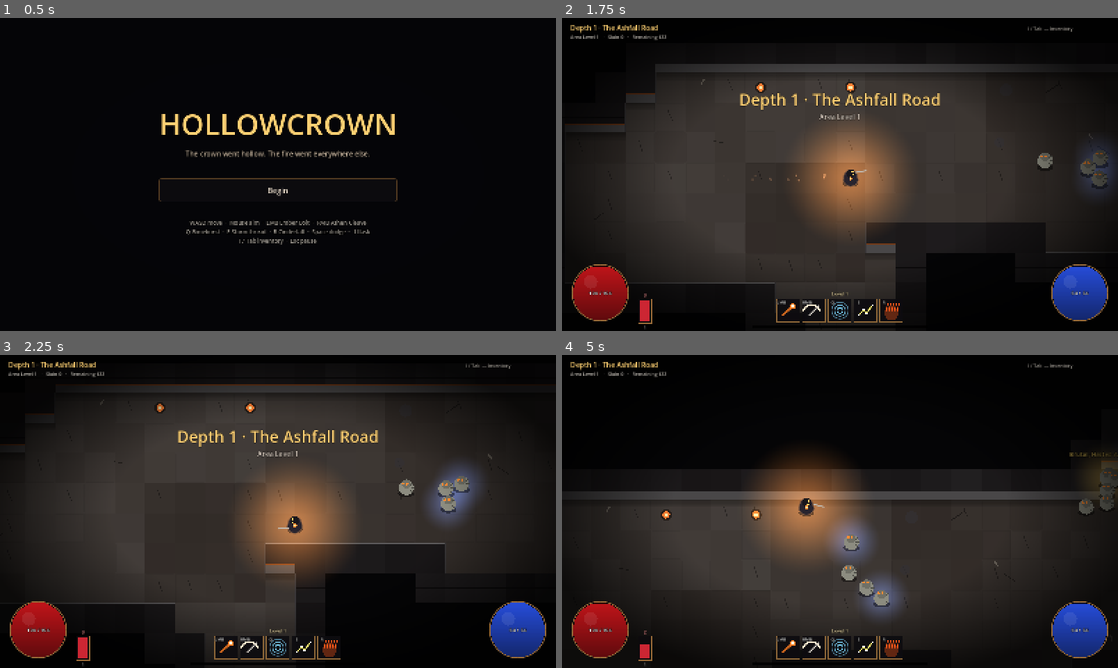
Above: before the commit, frames 1-4 (two rows, left to right).
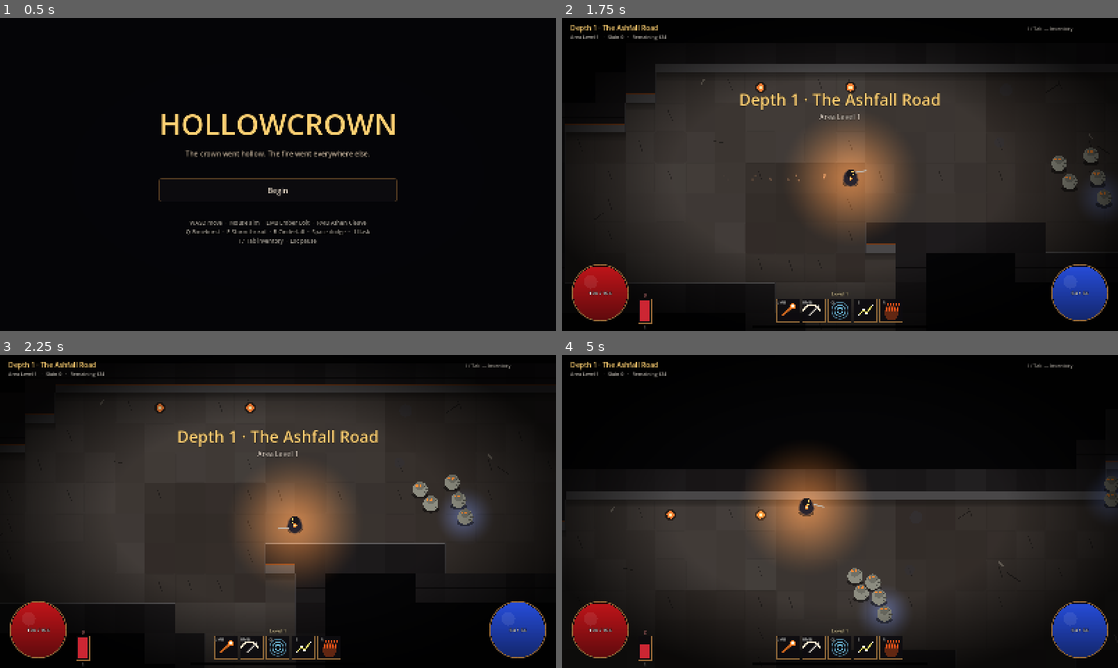
Above: after the commit, the same moments.

Repository: Batch-Digital-Studio/hollowcrown
Game: Godot game, scene res://scenes/main.tscn
Same seed, same stepped clock (60 frames per second), same inputs: the game is played once before the commit and once after it.
Inputs (mouse positions are in pixels of both pictures, inside the frame that each line leads up to):
- Up to frame 1 (0.5 s): no input
- Up to frame 2 (1.75 s): click "Begin" at 0.5 s; tap Enter (respawn) at 1.25 s; move the mouse to (962, 158) at 1.27 s; hold D (move_right) from 1.28 s (still down); tap Space (dodge) at 1.35 s; click (962, 158) at 1.42 s
- Up to frame 3 (2.25 s): move the mouse to (166, 527) at 2.02 s; release D (move_right) at 2.03 s; hold S (move_down) from 2.03 s (still down); tap 1 (flask) at 2.1 s
- Up to frame 4 (5 s): move the mouse to (895, 442) at 2.77 s; release S (move_down) at 2.78 s; hold D (move_right) 2.78-3.53 s; tap Tab at 2.85 s; move the mouse to (812, 574) at 3.52 s; hold W (move_up) 3.53-4.28 s; tap Space (dodge) at 3.6 s; click (812, 574) at 3.67 s; move the mouse to (1006, 558) at 4.27 s; hold A (move_left) from 4.28 s (still down); tap 1 (flask) at 4.35 s; tap I (inventory) at 4.9 s

Frame 1 is identical in both runs. In frame 2, 0.9% of the frame differs, in the area x 18-100%, y 5-62%; in frame 3, 1.8%; in frame 4, 2.6%, in the area x 8-100%, y 5-89%.

Commit message:
Boss tuning, README, CLAUDE.md, changelog
Co-Authored-By: Claude Opus 5.5 <noreply@anthropic.com>
Claude-Session: https://claude.ai/code/session_01Gf6B15cfdDQmQ6UJywX5Yr

Diff:
--- a/scripts/data/enemies_db.gd
+++ b/scripts/data/enemies_db.gd
@@ -21,7 +21,7 @@
 		"stats": {"armour": 160, "res_cold": 25},
 	},
 	"regent": {
-		"name": "The Ashen Regent", "life": 2200, "speed": 125.0, "radius": 44.0, "xp": 400,
+		"name": "The Ashen Regent", "life": 3000, "speed": 125.0, "radius": 44.0, "xp": 400,
 		"skills": ["regent_sweep", "regent_nova", "regent_volley"], "ai": "boss", "range": 140.0,
 		"color": Color(0.3, 0.27, 0.25), "eye": Color(1.0, 0.75, 0.25),
 		"stats": {"armour": 250, "res_fire": 30, "res_cold": 30, "res_lightning": 30},
--- a/scripts/data/skills_db.gd
+++ b/scripts/data/skills_db.gd
@@ -48,12 +48,12 @@
 		"color": Color(1.0, 0.45, 0.2), "range": 600.0},
 	"brute_slam": {"name": "Slam", "kind": "attack", "behavior": "telegraph", "base_damage": {"physical": [16, 24]},
 		"crit": 5.0, "time": 2.2, "radius": 105.0, "windup": 0.75, "tags": ["area"], "color": Color(0.9, 0.6, 0.4)},
-	"regent_sweep": {"name": "Crown Sweep", "kind": "attack", "behavior": "melee_arc", "base_damage": {"physical": [18, 26]},
-		"crit": 5.0, "time": 1.1, "arc_deg": 180.0, "radius": 150.0, "tags": ["melee"], "color": Color(1.0, 0.8, 0.4)},
-	"regent_nova": {"name": "Hollow Flare", "kind": "spell", "behavior": "telegraph", "base_damage": {"fire": [26, 38]},
-		"crit": 5.0, "time": 4.0, "radius": 260.0, "windup": 1.1, "tags": ["area"], "color": Color(1.0, 0.4, 0.1)},
-	"regent_volley": {"name": "Ember Volley", "kind": "spell", "behavior": "radial", "base_damage": {"fire": [10, 15]},
-		"crit": 5.0, "time": 3.0, "speed": 340.0, "radius": 12.0, "count": 14, "tags": ["projectile"],
+	"regent_sweep": {"name": "Crown Sweep", "kind": "attack", "behavior": "melee_arc", "base_damage": {"physical": [26, 38]},
+		"crit": 5.0, "time": 0.9, "arc_deg": 180.0, "radius": 150.0, "tags": ["melee"], "color": Color(1.0, 0.8, 0.4)},
+	"regent_nova": {"name": "Hollow Flare", "kind": "spell", "behavior": "telegraph", "base_damage": {"fire": [38, 54]},
+		"crit": 5.0, "time": 1.25, "radius": 260.0, "windup": 1.1, "tags": ["area"], "color": Color(1.0, 0.4, 0.1)},
+	"regent_volley": {"name": "Ember Volley", "kind": "spell", "behavior": "radial", "base_damage": {"fire": [12, 18]},
+		"crit": 5.0, "time": 0.8, "speed": 360.0, "radius": 12.0, "count": 16, "tags": ["projectile"],
 		"color": Color(1.0, 0.6, 0.2), "range": 900.0},
 }
 
--- a/scripts/entities/actor.gd
+++ b/scripts/entities/actor.gd
@@ -71,7 +71,7 @@
 	if amount <= 0.0:
 		return 0.0
 	life -= amount
-	hit_flash = 0.12
+	hit_flash = 0.08
 	knock += knock_dir.normalized() * knock_force
 	# Ailments
 	var rng := game().rng
@@ -157,7 +157,7 @@
 	if shock_time > 0.0:
 		c = c.lerp(Color(1.0, 0.95, 0.5), 0.25)
 	if hit_flash > 0.0:
-		c = c.lerp(Color.WHITE, 0.75)
+		c = c.lerp(Color.WHITE, clampf(0.55 * 16.0 / radius, 0.15, 0.6))
 	return c
 
 func can_use(skill_id: String) -> bool:
--- a/scripts/entities/enemy.gd
+++ b/scripts/entities/enemy.gd
@@ -54,8 +54,7 @@
 	c.radius = radius * 0.8
 	shape.shape = c
 	add_child(shape)
-	_strafe = 1.0 if randf() < 0.5 else -1.0
-	_think = randf() * 0.3
+	_strafe = 1.0 if game().rng.randf() < 0.5 else -1.0
 	if rarity == "rare" or rarity == "magic" or def.get("boss", false):
 		var col := Color(1.0, 0.8, 0.3, 0.5) if rarity == "rare" else Color(0.4, 0.55, 1.0, 0.4)
 		if def.get("boss", false):
@@ -154,7 +153,7 @@
 		cooldowns["regent_volley"] = 5.0 if _boss_phase == 1 else 3.0
 		return Vector2.ZERO
 	if dist > 130.0:
-		return to_p.normalized()
+		return to_p.normalized() * (1.6 if dist > 380.0 else 1.0)
 	return Vector2.ZERO
 
 func die(killer: Actor) -> void:
--- a/scripts/game.gd
+++ b/scripts/game.gd
@@ -32,6 +32,7 @@
 var _clock := 0.0
 var quit_after := -1.0
 var _inv_at := -1.0
+var _near_boss_level := 0
 
 func _ready() -> void:
 	instance = self
@@ -70,6 +71,8 @@
 			rng.seed = int(a.substr(7))
 		elif a.begins_with("--inv-at="):
 			_inv_at = float(a.substr(9))
+		elif a.begins_with("--near-boss="):
+			_near_boss_level = int(a.substr(12))
 		elif a == "--fresh":
 			DirAccess.remove_absolute(ProjectSettings.globalize_path(SAVE_PATH))
 		elif a.begins_with("--depth="):
@@ -77,6 +80,21 @@
 	if bot:
 		hud.hide_overlays()
 		start_game(false)
+		if _near_boss_level > 0:
+			player.level = _near_boss_level
+			for i in 6:
+				player.add_to_inventory(Loot.make_item(_near_boss_level, rng, "rare"))
+			for i in Player.INV_SIZE:
+				if player.inventory[i]:
+					player.equip_from_bag(i)
+			player.recalc_stats(true)
+			for e in enemies.duplicate():
+				if not e.is_boss():
+					enemies.erase(e)
+					e.queue_free()
+			player.global_position = zone.cell_center(zone.boss_cell) + Vector2(-420, 0)
+			if zone.is_wall_at(player.global_position):
+				player.global_position = zone.cell_center(zone.boss_cell) + Vector2(0, 300)
 
 func has_save() -> bool:
 	return FileAccess.file_exists(SAVE_PATH)
@@ -265,6 +283,7 @@
 			it = Loot.make_item(e.level, rng, "rare" if rng.randf() > 0.35 else "unique")
 		drop_item(it, e.global_position)
 	if e.is_boss():
+		print("BOSS killed at t=%.1f" % _clock)
 		hud.show_message("THE ASHEN REGENT FALLS", "A way down has opened.")
 		var portal := Portal.new()
 		portal.global_position = e.global_position + Vector2(0, -40)
Not shown, added: CLAUDE.md
Not shown, added: docs/CHANGELOG.md
